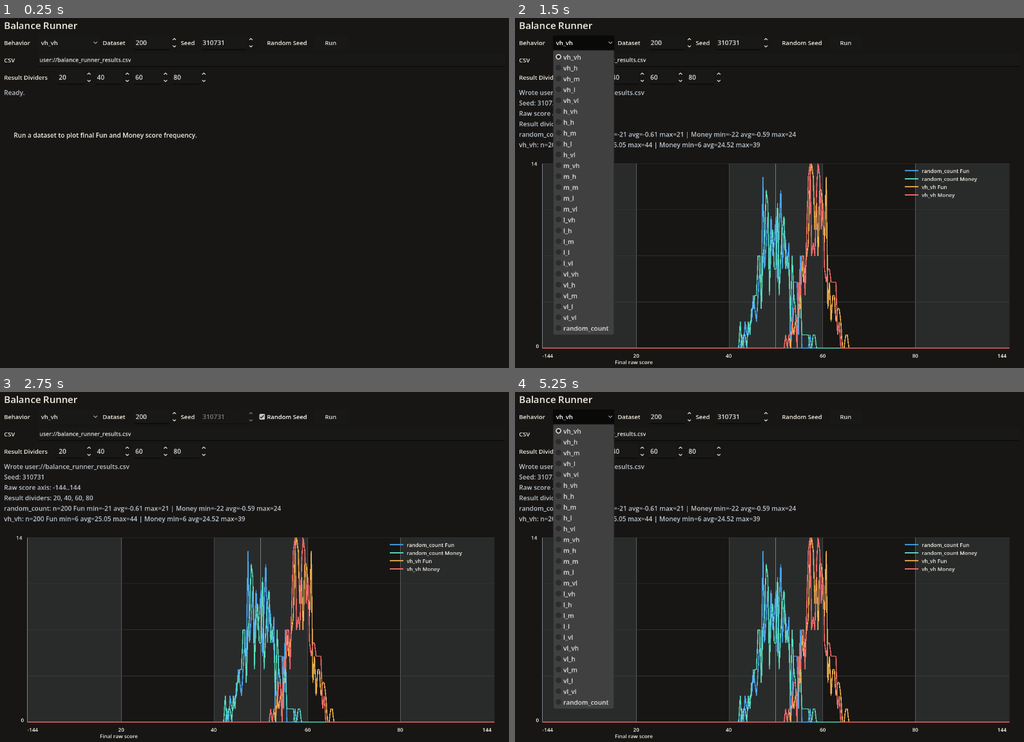
Above: before the commit, frames 1-4 (two rows, left to right).
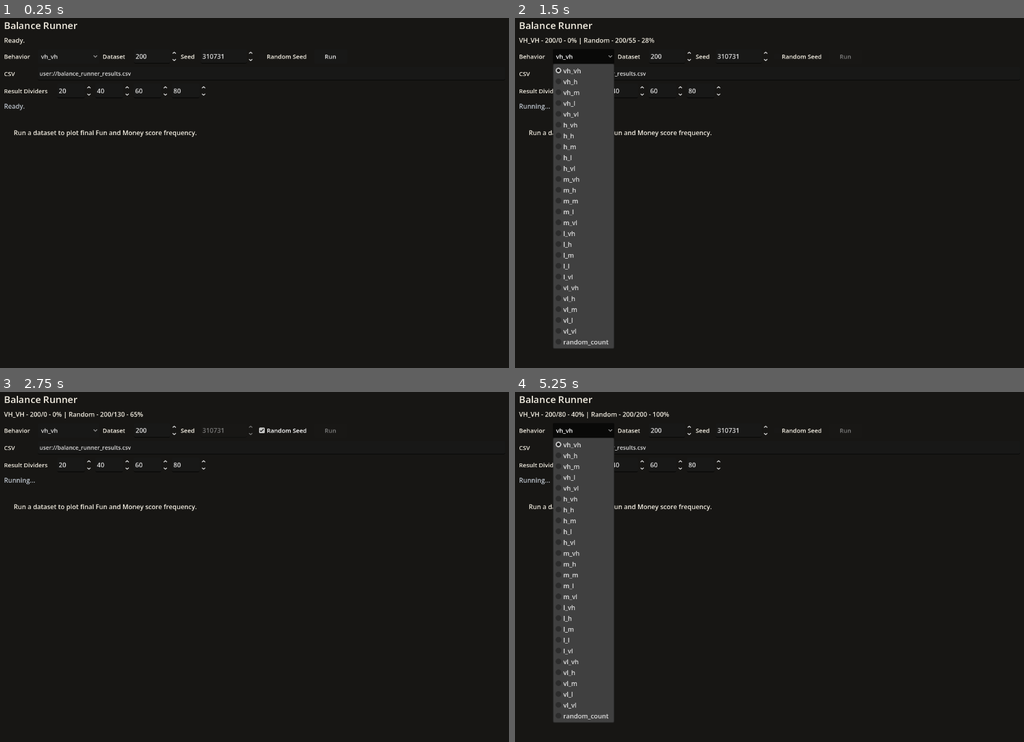
Above: after the commit, the same moments.

Repository: Josephblt/patch-notes
Game: Godot game, scene res://scenes/tools/balance_runner.tscn
Two runs of this game, one before a commit and one after it. Both use one fixed random seed, a clock stepped at 60 frames per second and the inputs below. This scene is started directly instead of the project's main scene.
Inputs (mouse positions are in pixels of both pictures, inside the frame that each line leads up to):
- Up to frame 1 (0.25 s): no input
- Up to frame 2 (1.5 s): click "Run" at 0.5 s; click "vh_vh" at 1.25 s
- Up to frame 3 (2.75 s): click "Random Seed" at 2 s
- Up to frame 4 (5.25 s): click "vh_vh" at 2.75 s; click "Random Seed" at 3.5 s; click (845, 416) at 4.25 s, where only the run before the commit has a clickable "Run"; click "vh_vh" at 5 s

The runs differ from the first frame. In frame 1, 1.6% of the frame differs, in the area x 0-67%, y 5-35%; in frame 2, 7.3%; in frame 3, 6.8%; in frame 4, 7.3%, in the area x 0-98%, y 5-99%.

Commit message:
Add balance runner progress counter

Diff:
--- a/src/project.godot
+++ b/src/project.godot
@@ -19,7 +19,7 @@
 
 window/size/viewport_width=1280
 window/size/viewport_height=900
-window/size/resizable=true
+window/stretch/mode="viewport"
 window/stretch/aspect="expand"
 
 [physics]
--- a/src/scenes/tools/balance_runner.tscn
+++ b/src/scenes/tools/balance_runner.tscn
@@ -36,6 +36,14 @@
 theme_override_colors/font_color = Color(0.956863, 0.937255, 0.890196, 1)
 theme_override_font_sizes/font_size = 24
 text = "Balance Runner"
+
+[node name="ProgressLabel" type="Label" parent="MarginContainer/VBoxContainer"]
+custom_minimum_size = Vector2(1000, 26)
+layout_mode = 2
+theme_override_colors/font_color = Color(0.956863, 0.937255, 0.890196, 1)
+theme_override_font_sizes/font_size = 16
+text = "Ready."
+autowrap_mode = 3
 
 [node name="ControlRow" type="HBoxContainer" parent="MarginContainer/VBoxContainer" unique_id=2088022378]
 layout_mode = 2
@@ -156,7 +164,7 @@
 value = 80.0
 
 [node name="SummaryLabel" type="Label" parent="MarginContainer/VBoxContainer" unique_id=1813098771]
-custom_minimum_size = Vector2(1000, 68)
+custom_minimum_size = Vector2(1000, 28)
 layout_mode = 2
 theme_override_colors/font_color = Color(0.74902, 0.776471, 0.811765, 1)
 theme_override_font_sizes/font_size = 16
--- a/src/scripts/tools/balance_runner.gd
+++ b/src/scripts/tools/balance_runner.gd
@@ -36,6 +36,7 @@
 @onready var band_divider_3_spin_box: SpinBox = $MarginContainer/VBoxContainer/BandRow/BandDivider3SpinBox
 @onready var band_divider_4_spin_box: SpinBox = $MarginContainer/VBoxContainer/BandRow/BandDivider4SpinBox
 @onready var run_button: Button = $MarginContainer/VBoxContainer/ControlRow/RunButton
+@onready var progress_label: Label = $MarginContainer/VBoxContainer/ProgressLabel
 @onready var summary_label: Label = $MarginContainer/VBoxContainer/SummaryLabel
 @onready var graph: Control = $MarginContainer/VBoxContainer/Graph
 
@@ -104,7 +105,7 @@
 		selected_seed = _generate_random_seed()
 		seed_spin_box.value = selected_seed
 
-	last_rows = run_dataset(behavior, selected_game_count, selected_seed)
+	last_rows = await _run_dataset_with_progress(behavior, selected_game_count, selected_seed)
 	_write_csv(selected_output_path, last_rows)
 	var score_axis_bound: int = _calculate_score_axis_bound()
 	graph.call(
@@ -115,13 +116,79 @@
 		selected_score_band_dividers
 	)
 
-	summary_label.text = _format_summary(
-		last_rows,
-		selected_output_path,
+	summary_label.text = _format_seed_summary(
 		selected_seed,
-		selected_score_band_dividers
+		random_seed_check_box.button_pressed
 	)
 	run_button.disabled = false
+
+
+func _run_dataset_with_progress(
+	behavior: String,
+	selected_game_count: int,
+	selected_seed: int
+) -> Array[Dictionary]:
+	var rows: Array[Dictionary] = []
+	var behavior_names: Array[String] = _get_behaviors_to_run(behavior)
+	var progress_by_behavior: Dictionary[String, int] = {}
+
+	for behavior_name: String in behavior_names:
+		progress_by_behavior[behavior_name] = 0
+
+	_render_runner_progress(behavior, selected_game_count, progress_by_behavior)
+	await get_tree().process_frame
+
+	for behavior_index: int in range(behavior_names.size()):
+		var behavior_name: String = behavior_names[behavior_index]
+		var behavior_seed: int = selected_seed + (behavior_index * 100000)
+
+		for game_number: int in range(1, selected_game_count + 1):
+			rows.append(_play_game(behavior_name, game_number, behavior_seed + game_number))
+			progress_by_behavior[behavior_name] = game_number
+			_render_runner_progress(behavior, selected_game_count, progress_by_behavior)
+			await get_tree().process_frame
+
+	return rows
+
+
+func _render_runner_progress(
+	selected_behavior_name: String,
+	selected_game_count: int,
+	progress_by_behavior: Dictionary[String, int]
+) -> void:
+	var parts: PackedStringArray = []
+
+	for behavior_name: String in _get_progress_behavior_names(selected_behavior_name):
+		var completed_count: int = progress_by_behavior.get(behavior_name, 0)
+		var percent_complete: int = 0
+
+		if selected_game_count > 0:
+			percent_complete = int(round(
+				(float(completed_count) / float(selected_game_count)) * 100.0
+			))
+
+		parts.append("%s - %d/%d - %d%%" % [
+			_format_progress_behavior_name(behavior_name),
+			selected_game_count,
+			completed_count,
+			percent_complete,
+		])
+
+	progress_label.text = " | ".join(parts)
+
+
+func _get_progress_behavior_names(selected_behavior_name: String) -> Array[String]:
+	if selected_behavior_name == BASELINE_BEHAVIOR:
+		return [BASELINE_BEHAVIOR]
+
+	return [selected_behavior_name, BASELINE_BEHAVIOR]
+
+
+func _format_progress_behavior_name(behavior_name: String) -> String:
+	if behavior_name == BASELINE_BEHAVIOR:
+		return "Random"
+
+	return behavior_name.to_upper()
 
 
 func _on_random_seed_check_box_toggled(is_random_seed: bool) -> void:
@@ -407,88 +474,12 @@
 	return series
 
 
-func _format_summary(
-	rows: Array[Dictionary],
-	selected_output_path: String,
-	selected_seed: int,
-	selected_score_band_dividers: Array[int]
-) -> String:
-	var behavior_names: Array[String] = _get_row_behavior_names(rows)
-	behavior_names.sort()
-	var score_axis_bound: int = _calculate_score_axis_bound()
-	var lines: PackedStringArray = [
-		"Wrote %s" % selected_output_path,
-		"Seed: %d" % selected_seed,
-		"Raw score axis: %d..%d" % [-score_axis_bound, score_axis_bound],
-		"Result dividers: %s" % ", ".join(_format_int_array(selected_score_band_dividers)),
-	]
-
-	for behavior: String in behavior_names:
-		lines.append(_format_behavior_summary(rows, behavior))
-
-	return "\n".join(lines)
-
-
-func _format_int_array(values: Array[int]) -> PackedStringArray:
-	var output: PackedStringArray = []
-
-	for value: int in values:
-		output.append(str(value))
-
-	return output
-
-
-func _get_row_behavior_names(rows: Array[Dictionary]) -> Array[String]:
-	var behavior_names: Array[String] = []
-
-	for row: Dictionary in rows:
-		var behavior: String = row["behavior"]
-
-		if not behavior_names.has(behavior):
-			behavior_names.append(behavior)
-
-	return behavior_names
-
-
-func _format_behavior_summary(rows: Array[Dictionary], behavior: String) -> String:
-	var count: int = 0
-	var fun_scores: Array[int] = []
-	var money_scores: Array[int] = []
-
-	for row: Dictionary in rows:
-		if row["behavior"] != behavior:
-			continue
-
-		fun_scores.append(row["final_fun"])
-		money_scores.append(row["final_money"])
-		count += 1
-
-	if count == 0:
-		return "%s: no rows" % behavior
-
-	return "%s: n=%d Fun %s | Money %s" % [
-		behavior,
-		count,
-		_format_score_list_summary(fun_scores),
-		_format_score_list_summary(money_scores),
-	]
-
-
-func _format_score_list_summary(scores: Array[int]) -> String:
-	var minimum_score: int = scores[0]
-	var maximum_score: int = scores[0]
-	var total_score: int = 0
-
-	for score: int in scores:
-		minimum_score = min(minimum_score, score)
-		maximum_score = max(maximum_score, score)
-		total_score += score
-
-	return "min=%d avg=%.2f max=%d" % [
-		minimum_score,
-		float(total_score) / float(scores.size()),
-		maximum_score,
-	]
+func _format_seed_summary(selected_seed: int, is_random_seed: bool) -> String:
+	if is_random_seed:
+		return "Random Seed: %d" % selected_seed
+
+	return "Seed: %d" % selected_seed
+
 
 
 func _generate_random_seed() -> int:
